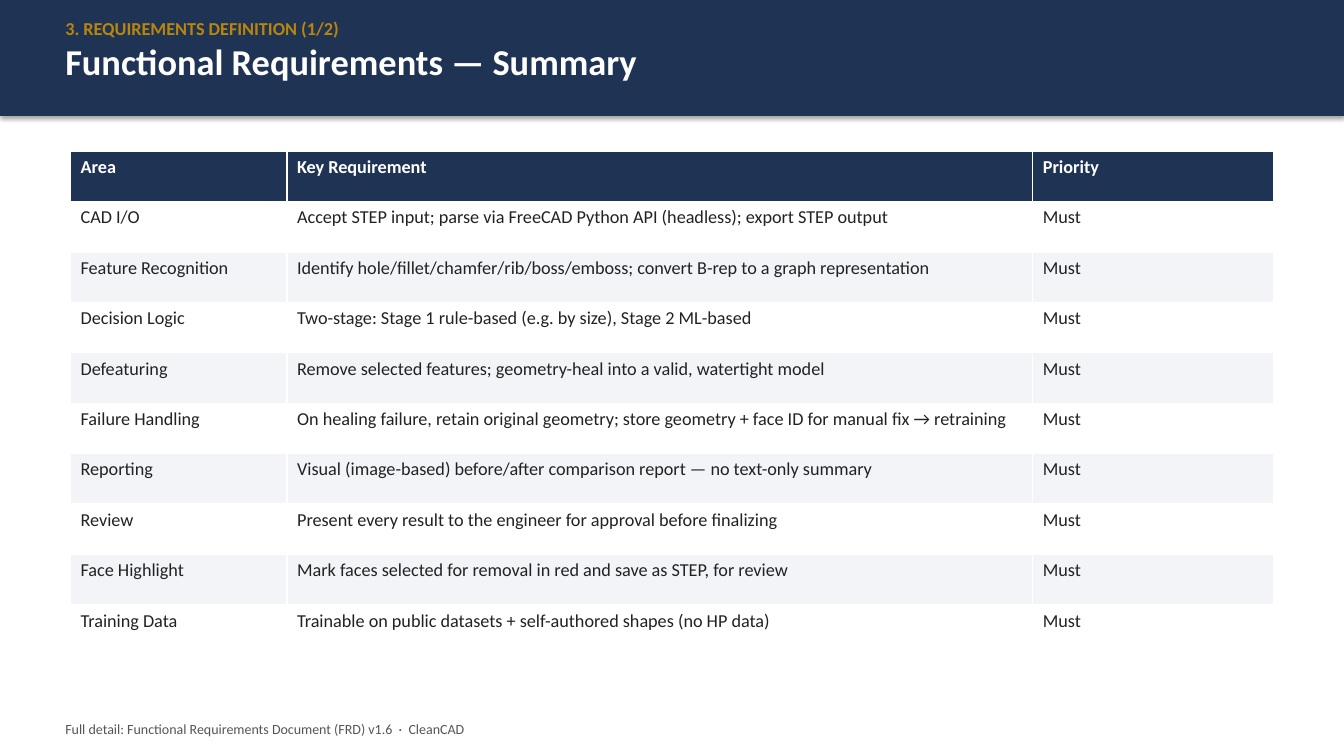
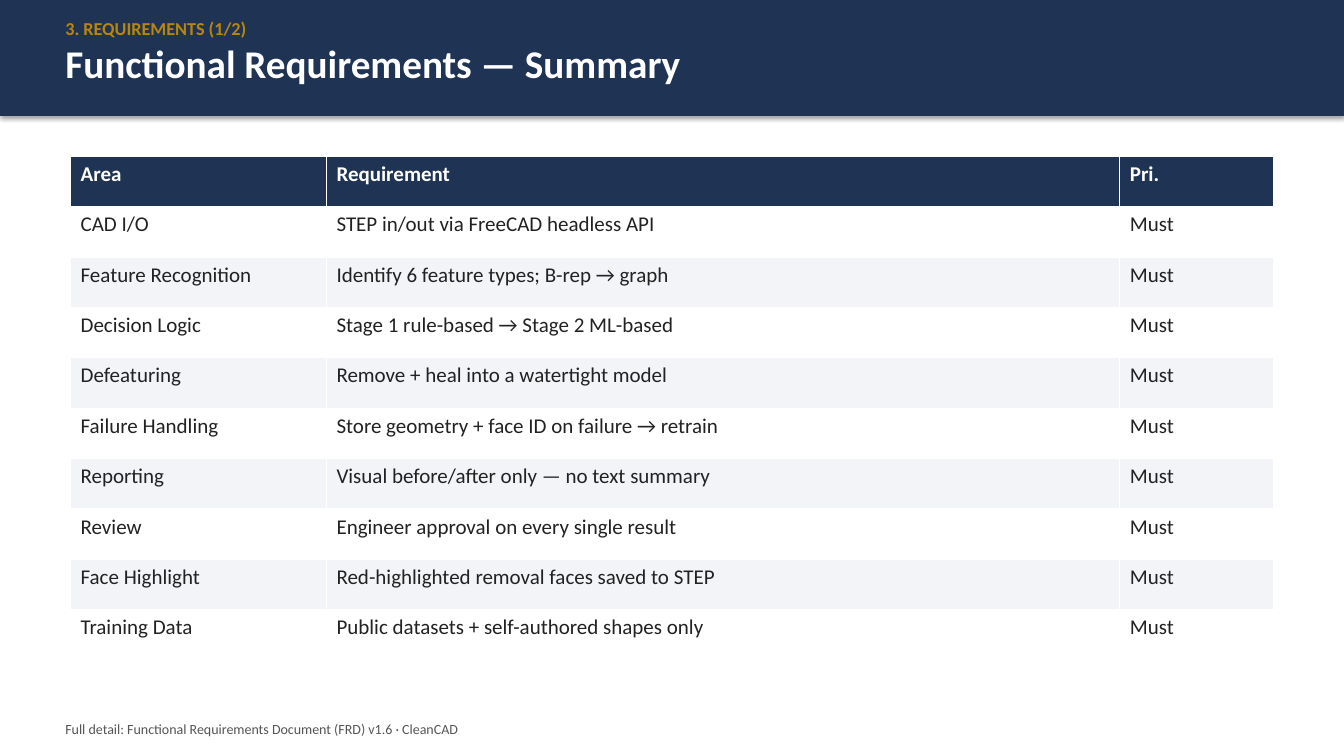
Before and after one commit to Junoh-Lee111/CapstoneProject-HP-Mold-Part-Defeaturing, a slide deck: slide 5 of docs/Project_Proposal.pptx. Drawn at 1344x756 pixels with LibreOffice and Linux fonts; fonts in the diff are those of the drawing. Boxes give left, top, right and bottom in pixels: in the first picture for what was removed or moved away, otherwise in the second. Text is boxed around its words. In the diff, an @@ line names an element or a change of style, - is before the commit and + after.

```diff
--- a/docs/Project_Proposal.pptx
+++ b/docs/Project_Proposal.pptx
@@ text at bbox=[65, 21, 247, 38]: text changed @@
-3. REQUIREMENTS DEFINITION (1/2)
+3. REQUIREMENTS (1/2)
@@ text at bbox=[65, 50, 680, 84]: size 26 to 28 pt in "Functional Requirements — Summary" @@
@@ table at bbox=[71, 156, 1273, 660] @@
-row 1, column 2: Key Requirement
+row 1, column 2: Requirement
-row 1, column 3: Priority
+row 1, column 3: Pri.
-row 2, column 2: Accept STEP input; parse via FreeCAD Python API (headless); export STEP output
+row 2, column 2: STEP in/out via FreeCAD headless API
-row 3, column 2: Identify hole/fillet/chamfer/rib/boss/emboss; convert B-rep to a graph representation
+row 3, column 2: Identify 6 feature types; B-rep → graph
-row 4, column 2: Two-stage: Stage 1 rule-based (e.g. by size), Stage 2 ML-based
+row 4, column 2: Stage 1 rule-based → Stage 2 ML-based
-row 5, column 2: Remove selected features; geometry-heal into a valid, watertight model
+row 5, column 2: Remove + heal into a watertight model
-row 6, column 2: On healing failure, retain original geometry; store geometry + face ID for manual fix → retraining
+row 6, column 2: Store geometry + face ID on failure → retrain
-row 7, column 2: Visual (image-based) before/after comparison report — no text-only summary
+row 7, column 2: Visual before/after only — no text summary
-row 8, column 2: Present every result to the engineer for approval before finalizing
+row 8, column 2: Engineer approval on every single result
-row 9, column 2: Mark faces selected for removal in red and save as STEP, for review
+row 9, column 2: Red-highlighted removal faces saved to STEP
-row 10, column 2: Trainable on public datasets + self-authored shapes (no HP data)
+row 10, column 2: Public datasets + self-authored shapes only
@@ size 13 to 15 pt in "Area", "CAD I/O", "Must", "Feature Recognition" and 15 more places @@
@@ table: place and size @@
-table at bbox=[71, 151, 1274, 655]
+table at bbox=[71, 156, 1273, 660]
@@ text "Full detail: Functional Requirements Document ..." rewrapped from bbox=[65, 724, 465, 737] to bbox=[65, 724, 458, 737] @@
```
Also in this commit, not shown: 15 other slides changed, 1 slide added, 6 other files.
